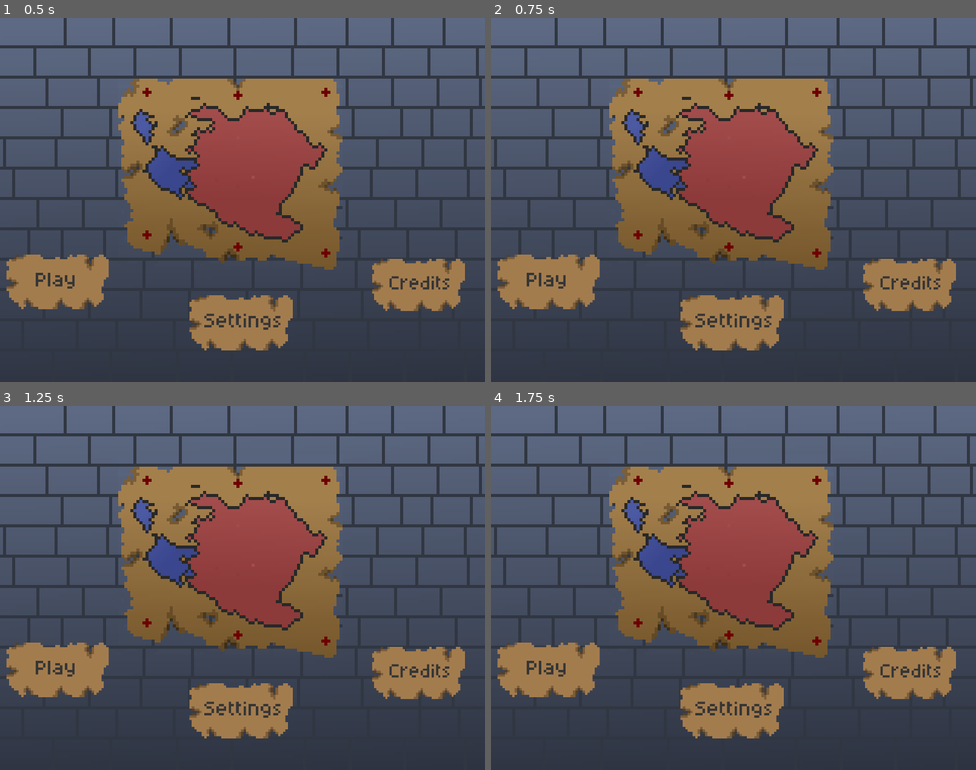
Above: before the commit, frames 1-4 (two rows, left to right).
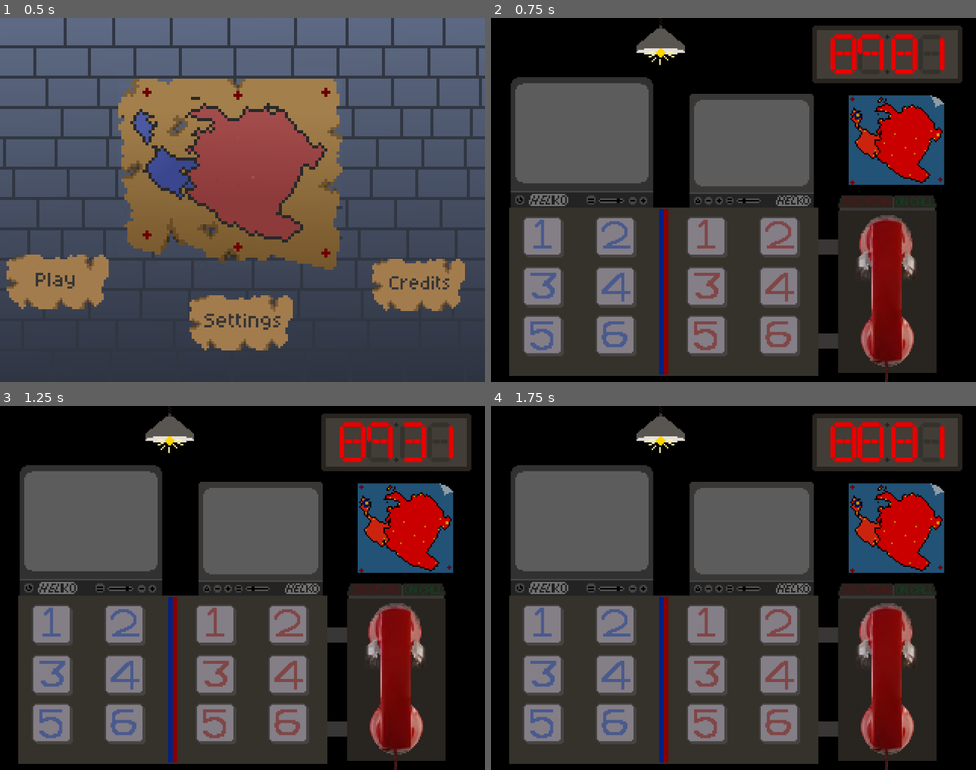
Above: after the commit, the same moments.

Repository: SupaFishboy/GMTK-Game-Jam-2026
Game: Godot game, scene res://scenes/mainmenu.tscn
Same seed, same stepped clock (60 frames per second), same inputs: the game is played once before the commit and once after it.
Inputs (mouse positions are in pixels of both pictures, inside the frame that each line leads up to):
- Up to frame 1 (0.5 s): no input
- Up to frame 2 (0.75 s): click (549, 280) at 0.52 s
- Up to frame 3 (1.25 s): no input
- Up to frame 4 (1.75 s): no input

Frame 1 is identical in both runs. In frame 2, 92% of the frame differs, in the area x 0-100%, y 0-100%; in frame 3, 92%; in frame 4, 92%.

Commit message:
you can now go to the scene when pressing play

Diff:
--- a/scenes/mainmenu.tscn
+++ b/scenes/mainmenu.tscn
@@ -3,6 +3,7 @@
 [ext_resource type="Texture2D" uid="uid://ebwym8ufa48k" path="res://graphics/Menu Background.png" id="1_3vvtq"]
 [ext_resource type="Texture2D" uid="uid://dbvk3db8qj0rh" path="res://graphics/playbutton.png" id="2_s5g8n"]
 [ext_resource type="Texture2D" uid="uid://bpebe14wdhy75" path="res://graphics/settings.png" id="3_7yvfd"]
+[ext_resource type="Script" uid="uid://cd60rupjpr0ny" path="res://scripts/playbuttonpress.gd" id="3_s5g8n"]
 [ext_resource type="Texture2D" uid="uid://w4hb3qrv2irn" path="res://graphics/credits.png" id="4_dfy5j"]
 
 [node name="main menu UI" type="Control" unique_id=120444695]
@@ -23,12 +24,40 @@
 scale = Vector2(1.6041666, 1.5)
 texture = ExtResource("2_s5g8n")
 
+[node name="Button" type="Button" parent="Playbutton" unique_id=532456205]
+modulate = Color(0, 0, 0, 1)
+show_behind_parent = true
+z_index = -1
+offset_left = -21.194809
+offset_top = -12.666672
+offset_right = 21.194801
+offset_bottom = 12.6666565
+script = ExtResource("3_s5g8n")
+
 [node name="Settings" type="Sprite2D" parent="." unique_id=1018832896]
 position = Vector2(159, 201)
 scale = Vector2(1.6250002, 1.515625)
 texture = ExtResource("3_7yvfd")
 
+[node name="Button" type="Button" parent="Settings" unique_id=1211179429]
+modulate = Color(0, 0, 0, 1)
+show_behind_parent = true
+z_index = -1
+offset_left = -20.92308
+offset_top = -12.536085
+offset_right = 21.46653
+offset_bottom = 12.797243
+
 [node name="Credits" type="Sprite2D" parent="." unique_id=230384454]
 position = Vector2(276.00003, 176)
 scale = Vector2(1.4583334, 1.4375)
 texture = ExtResource("4_dfy5j")
+
+[node name="Button" type="Button" parent="Credits" unique_id=555726101]
+modulate = Color(0, 0, 0, 1)
+show_behind_parent = true
+z_index = -1
+offset_left = -21.257164
+offset_top = -12.521736
+offset_right = 21.132446
+offset_bottom = 12.811592
--- /dev/null
+++ b/scripts/playbuttonpress.gd
@@ -0,0 +1,8 @@
+extends Button
+
+func buttonpress():
+	if button_pressed:
+		get_tree().change_scene_to_file("res://scenes/main_game.tscn")
+
+func _process(delta: float) -> void:
+	buttonpress()
Not shown, added: scripts/playbuttonpress.gd.uid
